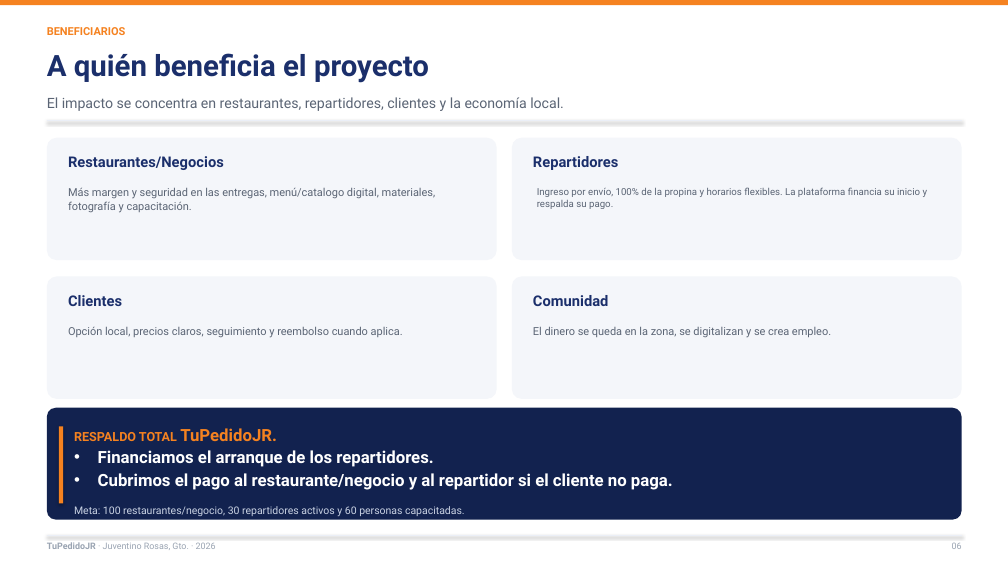
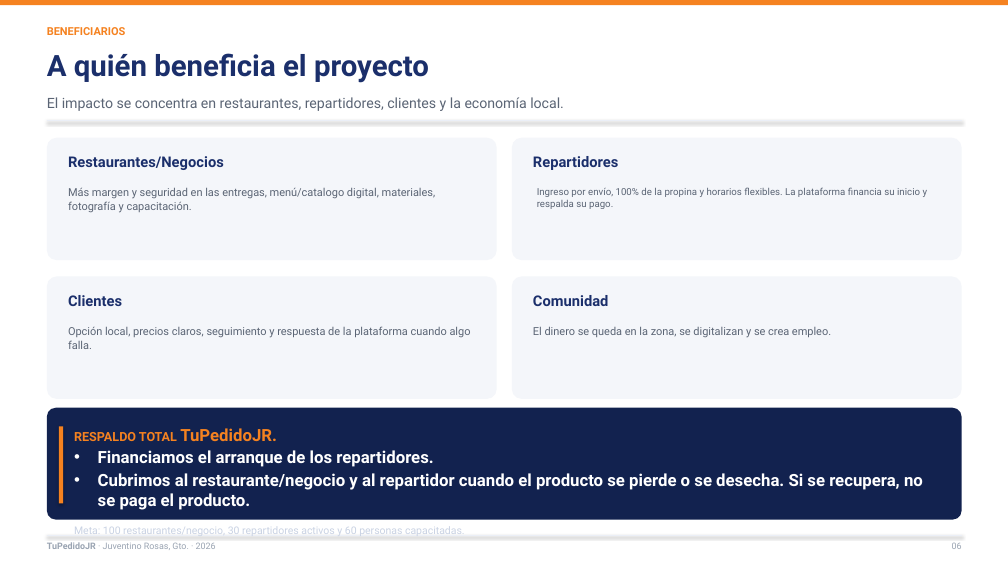
Before and after one commit to Lodoman-old/TuPedidoJR, a slide deck: slide 6 of docs/presentacion/TuPedidoJR_2026.pptx. Drawn at 1008x567 pixels with LibreOffice and Linux fonts; fonts in the diff are those of the drawing. Boxes give left, top, right and bottom in pixels: in the first picture for what was removed or moved away, otherwise in the second. Text is boxed around its words. In the diff, an @@ line names an element or a change of style, - is before the commit and + after.

```diff
--- a/docs/presentacion/TuPedidoJR_2026.pptx
+++ b/docs/presentacion/TuPedidoJR_2026.pptx
@@ text at (68, 326, 471, 349): text changed @@
-Opción local, precios claros, seguimiento y reembolso cuando aplica.
+Opción local, precios claros, seguimiento y respuesta de la plataforma cuando algo falla.
@@ text at (98, 473, 923, 510): text changed @@
-• Cubrimos el pago al restaurante/negocio y al repartidor si el cliente no paga.
+• Cubrimos al restaurante/negocio y al repartidor cuando el producto se pierde o se desecha. Si se recupera, no se paga el producto.
```
Also in this commit, not shown: 41 other files.
